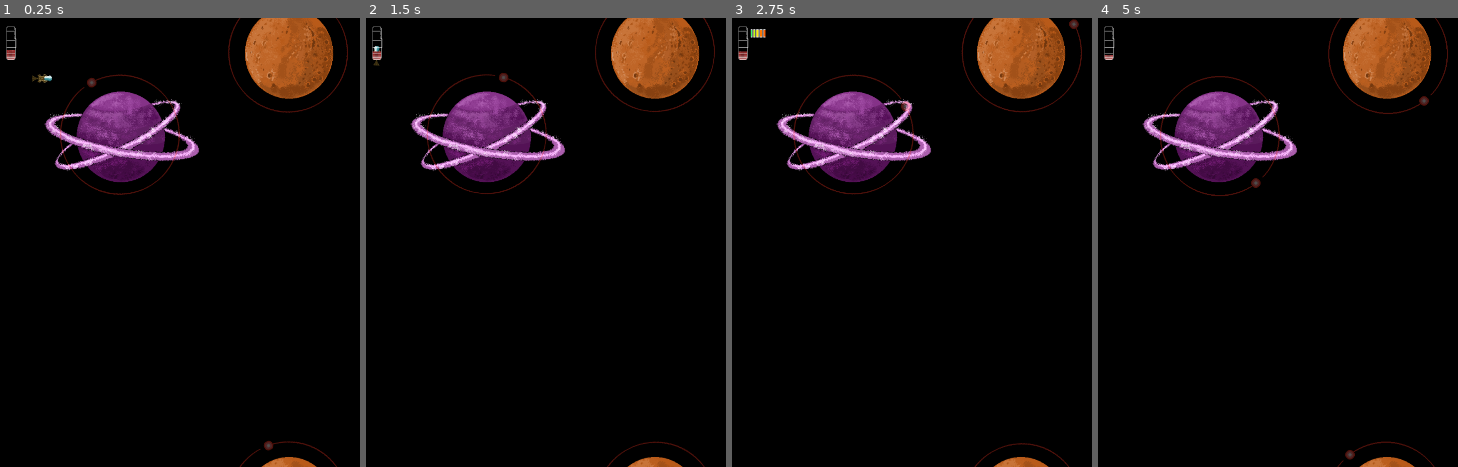
Above: before the commit, frames 1-4 (left to right).
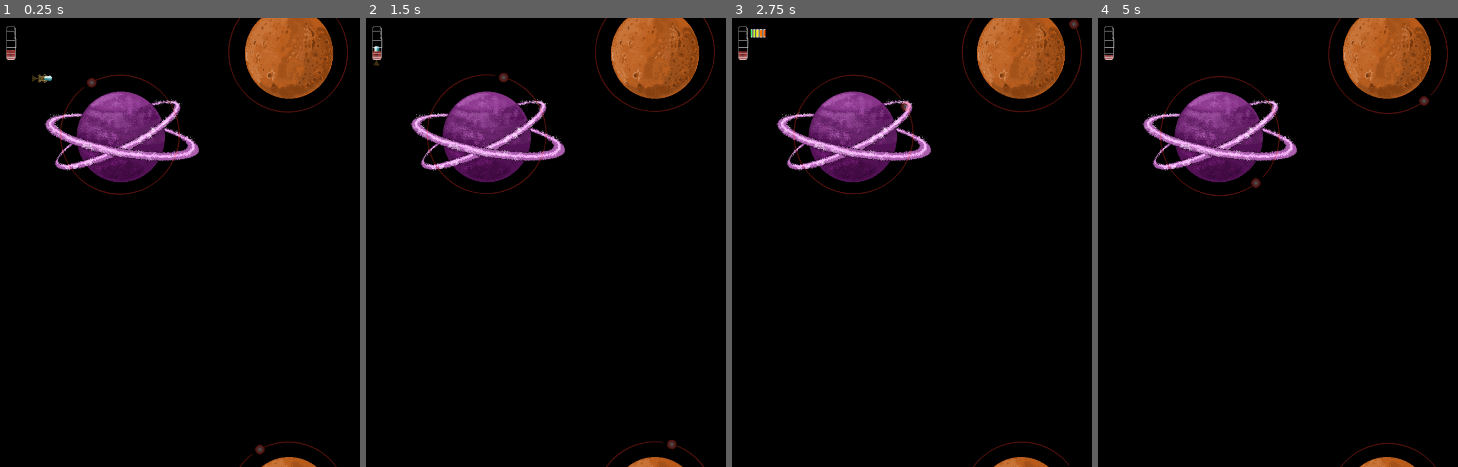
Above: after the commit, the same moments.

Repository: ricargoes/super-platypus-drifter
Game: Godot game, scene res://levels/TestLevel.tscn
The game is run twice, just before and just after one commit, with the same random seed, the same clock (stepped at 60 frames per second) and the same inputs. This scene is started directly instead of the project's main scene.
Inputs (mouse positions are in pixels of both pictures, inside the frame that each line leads up to):
- Up to frame 1 (0.25 s): no input
- Up to frame 2 (1.5 s): tap Enter (ui_accept) at 0.5, 0.77 s; move the mouse to (722, 332) at 0.52 s; hold Space (ship_boost) 0.53-1.28 s; hold Right (ship_turn_right) from 0.53 s (still down); move the mouse to (outside the picture) at 1.27 s; tap Space (ship_boost) at 1.35 s
- Up to frame 3 (2.75 s): tap Enter (ui_accept) at 1.52, 2 s; move the mouse to (890, 175) at 2.02 s; release Right (ship_turn_right) at 2.03 s; hold Left (ship_turn_left) from 2.03 s (still down); hold Space (ship_boost) from 2.03 s (still down)
- Up to frame 4 (5 s): move the mouse to (outside the picture) at 2.77 s; release Space (ship_boost) at 2.78 s; tap Space (ship_boost) at 2.85, 4.35 s; tap Enter (ui_accept) at 3.02, 3.5, 3.77, 4.25, 4.52 s; move the mouse to (1375, 130) at 3.52 s; hold Space (ship_boost) 3.53-4.28 s; move the mouse to (outside the picture) at 4.27 s; release Left (ship_turn_left) at 4.28 s; hold Right (ship_turn_right) from 4.28 s (still down)

The runs differ from the first frame. In frame 1, 0.1% of the frame differs, in the area x 70-94%, y 94-100%; in frame 2, 0.1%; in frame 3, 0.2%, in the area x 66-94%, y 94-100%; in frame 4, 0.2%.

Commit message:
Final fix to ghosts

Diff:
--- a/common/Ghost.gd
+++ b/common/Ghost.gd
@@ -23,22 +23,22 @@
 		top_ghost.flip_h = sprite.flip_h
 		top_ghost.flip_v = sprite.flip_v
 		top_ghost.visible = sprite.visible
-		top_ghost.set_rotation(sprite.get_rotation())
 		top_ghost.set_global_position(Vector2(
 			sprite.global_position.x,
 			sprite.global_position.y - SPD.LEVEL_HEIGHT
 		))
+		top_ghost.set_global_rotation(sprite.get_global_rotation())
 		if sprite is Sprite:
 			if bottom_ghost.texture != sprite.texture:
 				bottom_ghost.texture = sprite.texture
 		bottom_ghost.flip_h = sprite.flip_h
 		bottom_ghost.flip_v = sprite.flip_v
 		bottom_ghost.visible = sprite.visible
-		bottom_ghost.set_rotation(sprite.get_rotation())
 		bottom_ghost.set_global_position(Vector2(
 			sprite.global_position.x,
 			sprite.global_position.y + SPD.LEVEL_HEIGHT
 		))
+		bottom_ghost.set_global_rotation(sprite.get_global_rotation())
 		if sprite is AnimatedSprite:
 			top_ghost.frame = sprite.frame
 			bottom_ghost.frame = sprite.frame
